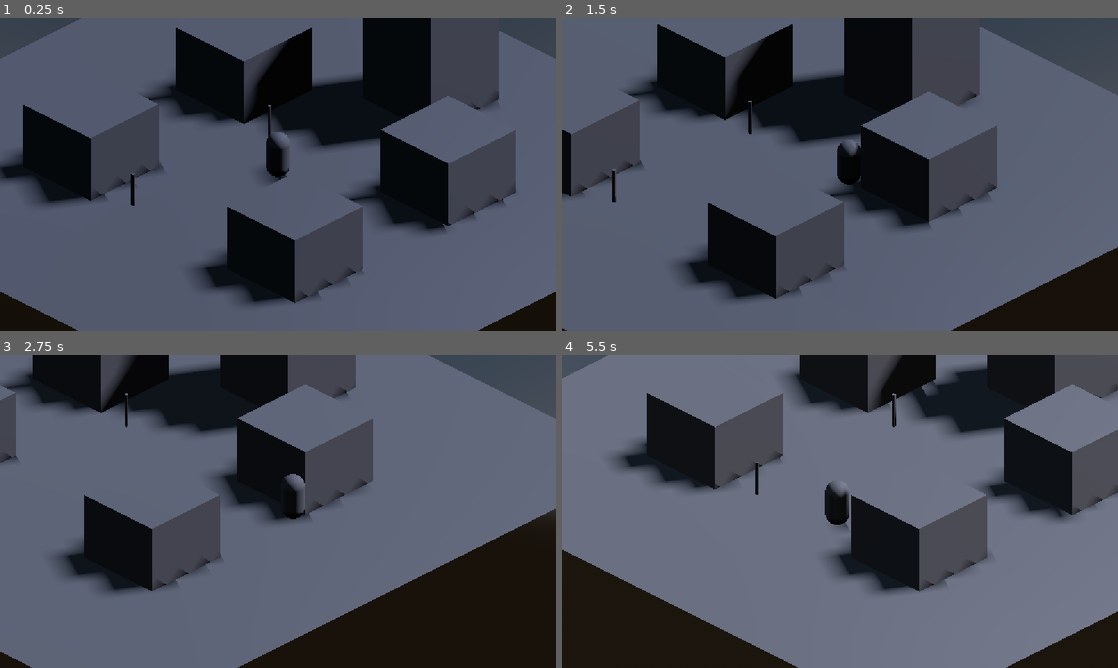
Above: before the commit, frames 1-4 (two rows, left to right).
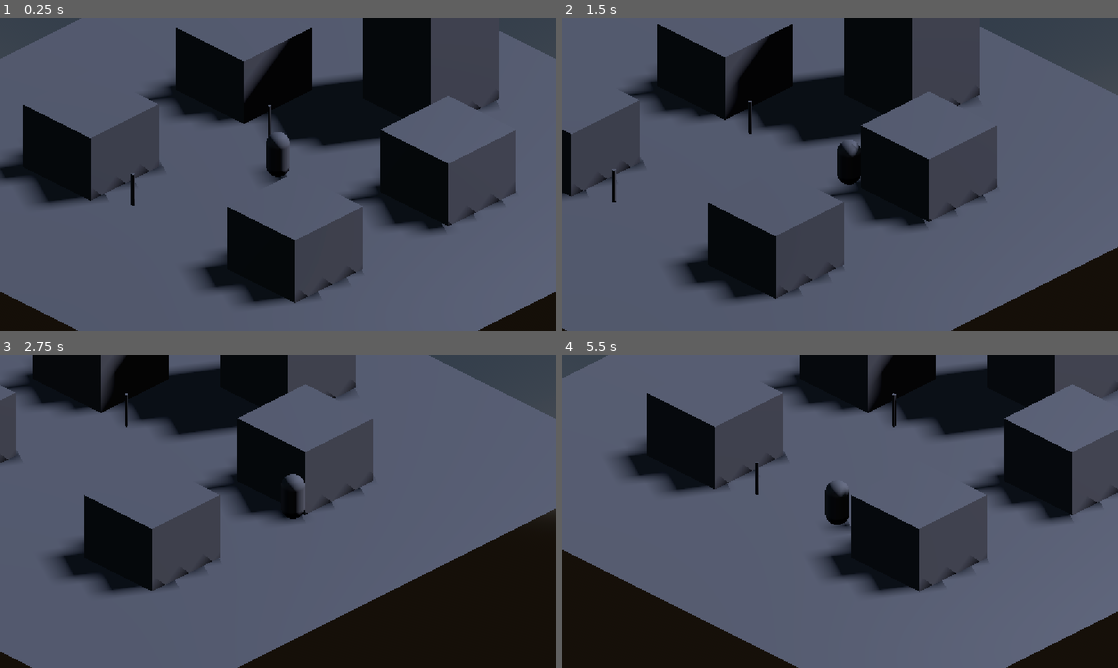
Above: after the commit, the same moments.

Repository: SauloAC/Pallbrook
Game: Godot game, scene res://scenes/mundo/Cidade.tscn
Two runs of this game, one before a commit and one after it. Both use one fixed random seed, a clock stepped at 60 frames per second and the inputs below. The project has no main scene, so this scene is started directly.
Inputs:
- Up to frame 1 (0.25 s): no input
- Up to frame 2 (1.5 s): hold D (move_right) 0.53-1.28 s; hold S (move_down) from 1.28 s (still down)
- Up to frame 3 (2.75 s): release S (move_down) at 2.03 s; hold D (move_right) from 2.03 s (still down)
- Up to frame 4 (5.5 s): release D (move_right) at 2.78 s; hold W (move_up) 2.78-3.53 s; hold A (move_left) 3.53-5.03 s; hold S (move_down) from 5.03 s (still down)

The runs differ from the first frame. In frame 1, 0.3% of the frame differs, in the area x 17-91%, y 22-89%; in frame 2, 0.4%; in frame 3, 1.4%; in frame 4, 5.4%, in the area x 9-100%, y 0-78%.

Commit message:
Exaustao apos meia-noite e desmaio

Diff:
--- a/autoload/EventBus.gd
+++ b/autoload/EventBus.gd
@@ -4,3 +4,4 @@
 signal phase_changed(is_night: bool)
 signal npc_died(npc_name: String)
 signal clue_found(clue_id: String)
+signal player_collapsed
--- a/autoload/GameState.gd
+++ b/autoload/GameState.gd
@@ -2,6 +2,8 @@
 
 var day := 1
 var is_night := false
+var exhaustion := 0.0              # 0.0 = rested, 1.0 = collapses
+var collapsed_in_street := false   # Used by the morning summary later
 
 func start_night() -> void:
 	is_night = true
--- a/scenes/mundo/Cidade.tscn
+++ b/scenes/mundo/Cidade.tscn
@@ -165,6 +165,15 @@
 [node name="PhaseBanner" type="CanvasLayer" parent="." unique_id=764145283]
 script = ExtResource("6_73egf")
 
+[node name="Fade" type="ColorRect" parent="PhaseBanner" unique_id=1913539996]
+anchors_preset = 15
+anchor_right = 1.0
+anchor_bottom = 1.0
+grow_horizontal = 2
+grow_vertical = 2
+mouse_filter = 2
+color = Color(0, 0, 0, 1)
+
 [node name="Label" type="Label" parent="PhaseBanner" unique_id=1597711413]
 anchors_preset = 15
 anchor_right = 1.0
--- a/scripts/cycle/DayNightCycle.gd
+++ b/scripts/cycle/DayNightCycle.gd
@@ -2,12 +2,15 @@
 
 @export var sun: DirectionalLight3D
 @export var world_environment: WorldEnvironment
-@export var seconds_per_hour := 10.0
+@export var seconds_per_hour := 60.0
 @export var start_hour := 8.0
 @export var day_start_hour := 6.0
 @export var night_start_hour := 20.0
+@export var exhaustion_start_hour := 0.0
+@export var collapse_hour := 1.0
 
 var hour: float
+var is_collapsing := false
 
 func _ready() -> void:
 	hour = start_hour
@@ -20,6 +23,7 @@
 	if hour >= 24.0:
 		hour -= 24.0
 	_check_phase()
+	_update_exhaustion()
 	_update_lighting()
 
 func _check_phase() -> void:
@@ -44,3 +48,21 @@
 		var env := world_environment.environment
 		env.background_energy_multiplier = lerpf(0.05, 1.0, daylight)
 		env.ambient_light_energy = lerpf(0.25, 1.0, daylight)
+
+func _update_exhaustion() -> void:
+	# Only between midnight and sunrise
+	if GameState.is_night and hour >= exhaustion_start_hour and hour < day_start_hour:
+		var progress := (hour - exhaustion_start_hour) / (collapse_hour - exhaustion_start_hour)
+		GameState.exhaustion = clampf(progress, 0.0, 1.0)
+		if GameState.exhaustion >= 1.0 and not is_collapsing:
+			_collapse()
+	else:
+		GameState.exhaustion = 0.0
+
+func _collapse() -> void:
+	is_collapsing = true
+	GameState.collapsed_in_street = true
+	EventBus.player_collapsed.emit()
+	await get_tree().create_timer(2.0).timeout  # Time for the screen to go black
+	hour = day_start_hour  # Jump to sunrise; _check_phase will start the new day
+	is_collapsing = false
--- a/scripts/jogador/Jogador.gd
+++ b/scripts/jogador/Jogador.gd
@@ -8,8 +8,9 @@
 	# Rotate input 45° so "up" matches the isometric camera's screen direction
 	var direction := Vector3(input.x, 0, input.y).rotated(Vector3.UP, deg_to_rad(45))
 
-	velocity.x = direction.x * speed
-	velocity.z = direction.z * speed
+	var current_speed := speed * (1.0 - GameState.exhaustion * 0.6)
+	velocity.x = direction.x * current_speed
+	velocity.z = direction.z * current_speed
 
 	if not is_on_floor():
 		velocity += get_gravity() * delta
--- a/scripts/ui/PhaseBanner.gd
+++ b/scripts/ui/PhaseBanner.gd
@@ -1,14 +1,23 @@
 extends CanvasLayer
 
 @onready var label: Label = $Label
+@onready var fade: ColorRect = $Fade
 
 func _ready() -> void:
-	label.modulate.a = 0.0  # Start invisible
+	label.modulate.a = 0.0
+	fade.modulate.a = 0.0
 	EventBus.phase_changed.connect(_on_phase_changed)
+	EventBus.player_collapsed.connect(_on_player_collapsed)
+
+func _on_player_collapsed() -> void:
+	create_tween().tween_property(fade, "modulate:a", 1.0, 1.5)  # Fade to black
 
 func _on_phase_changed(is_night: bool) -> void:
 	label.text = ("Noite %d" if is_night else "Dia %d") % GameState.day
 	var tween := create_tween()
-	tween.tween_property(label, "modulate:a", 1.0, 1.0)  # Fade in
-	tween.tween_interval(2.0)                            # Hold
-	tween.tween_property(label, "modulate:a", 0.0, 1.0)  # Fade out
+	tween.tween_property(label, "modulate:a", 1.0, 1.0)
+	tween.tween_interval(2.0)
+	tween.tween_property(label, "modulate:a", 0.0, 1.0)
+	if not is_night:
+		# Wake up: black screen slowly fades away
+		create_tween().tween_property(fade, "modulate:a", 0.0, 3.0)
